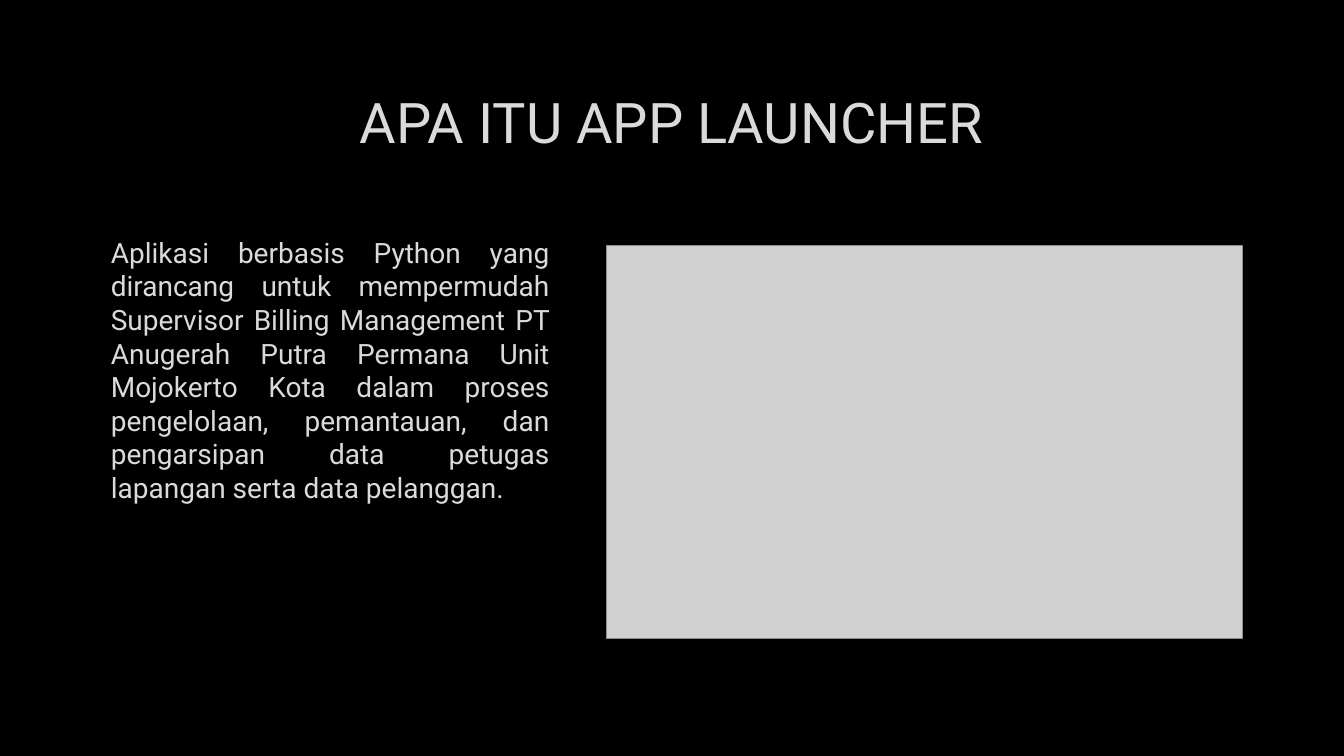
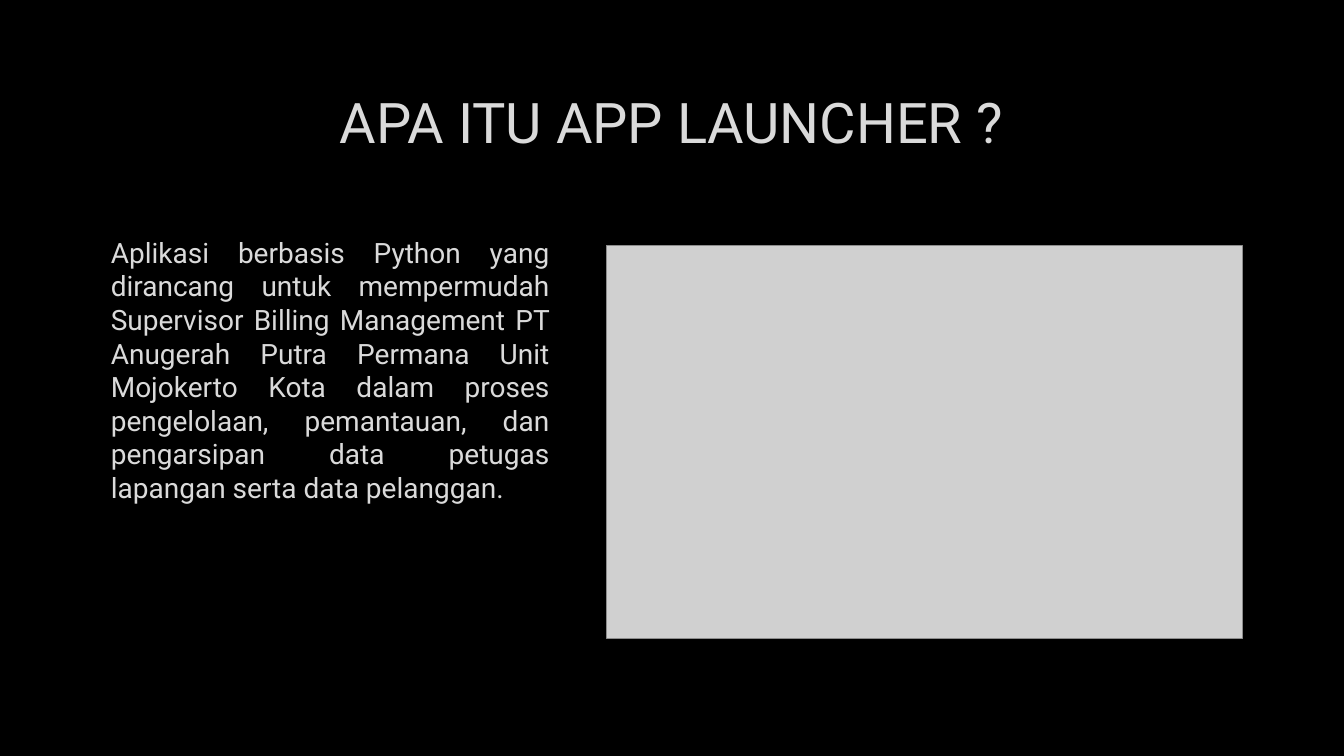
Before and after one commit to RizqullahY/electrizen, a slide deck: slide 2 of DOC_APP_LAUNCHER.pptx. Drawn at 1344x756 pixels with LibreOffice and Linux fonts; fonts in the diff are those of the drawing; grey boxes stand for pictures; background and template pictures are left out. Boxes give left, top, right and bottom in pixels: in the first picture for what was removed or moved away, otherwise in the second. Text is boxed around its words. In the diff, an @@ line names an element or a change of style, - is before the commit and + after.

Commit message:
CHORE: delete cache and update doc_app_launcher

```diff
--- a/DOC_APP_LAUNCHER.pptx
+++ b/DOC_APP_LAUNCHER.pptx
@@ title at (x1=340, y1=102, x2=962, y2=144): text changed @@
-APA ITU APP LAUNCHER
+APA ITU APP LAUNCHER ?
```
Also in this commit, not shown: 1 other slide changed, 7 slides added, 1 other file.
